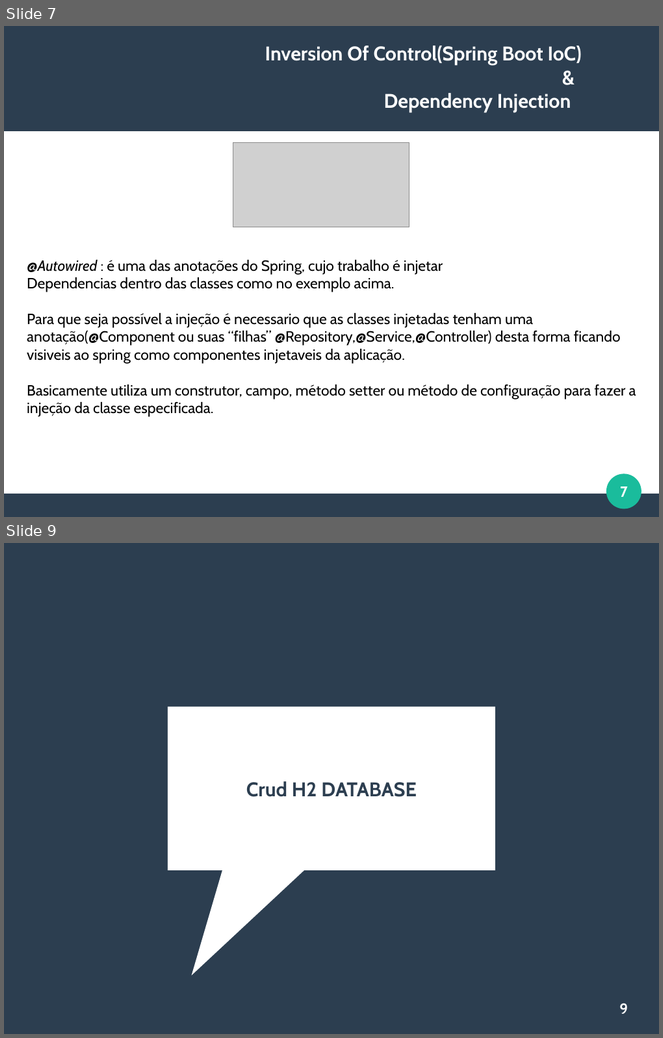
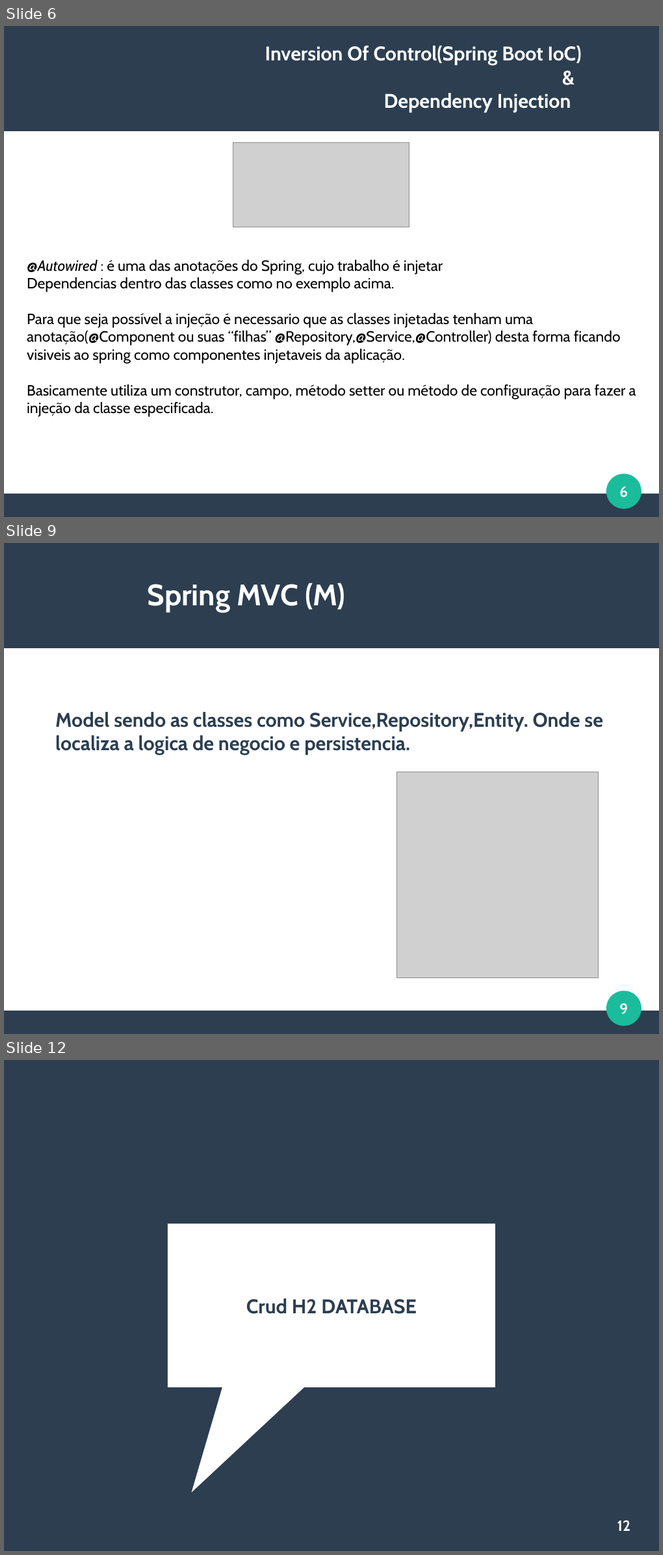
Before and after one commit to viniciusFortti/test, a slide deck: Apresentação/QuartaApresentacaoSpring.odp. Shown one above the other, each under a label of ours: slides 7 and 9 before the commit, slides 6, 9 and 12 after it; the slides between them are not shown. The pictures are 663x1038 and 663x1555 pixels, drawn with LibreOffice and Linux fonts; fonts in the diff are those of the drawing; grey boxes stand for pictures. Boxes give left, top, right and bottom in pixels: in the first picture for what was removed or moved away, otherwise in the second. Text is boxed around its words. In the diff, an @@ line names an element or a change of style, - is before the commit and + after.

```diff
--- a/Apresentação/QuartaApresentacaoSpring.odp
+++ b/Apresentação/QuartaApresentacaoSpring.odp
@@ slide 9 added at (4,543,659,1034), background #FFFFFF; not listed: 3 template elements that a slide beside it also shows @@
@@ title added at (148,583,345,613), 36 pt, text #FFFFFF, bold @@
+Spring MVC (M)
@@ text added at (55,712,603,755), 24 pt, text #2C3E50, bold @@
+Model sendo as classes como Service,Repository,Entity. Onde se localiza a logica de negocio e persistencia.
@@ picture added at (397,772,599,979) @@
@@ page number added at (620,1003,628,1014), 18 pt, text #FFFFFF, bold @@
+9
@@ what was slide 7 is now slide 6 @@
@@ page number at (620,487,628,498): text changed @@
-7
+6
@@ what was slide 9 is now slide 12 @@
@@ page number at (618,1520,631,1531): text changed @@
-9
+12
```
Also in this commit, not shown: 5 slides changed, 9 other slides added, 5 slides removed, 4 other files.
